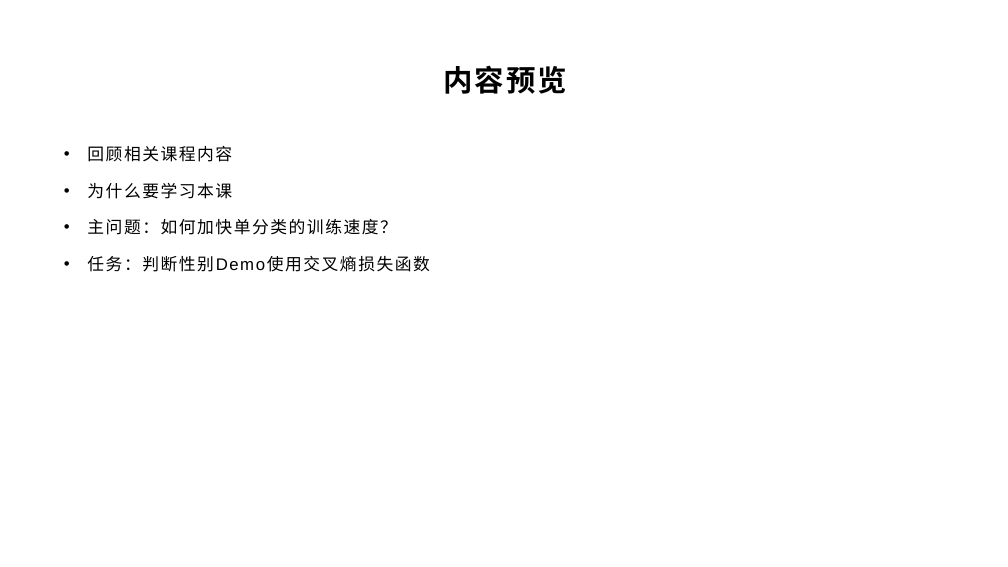
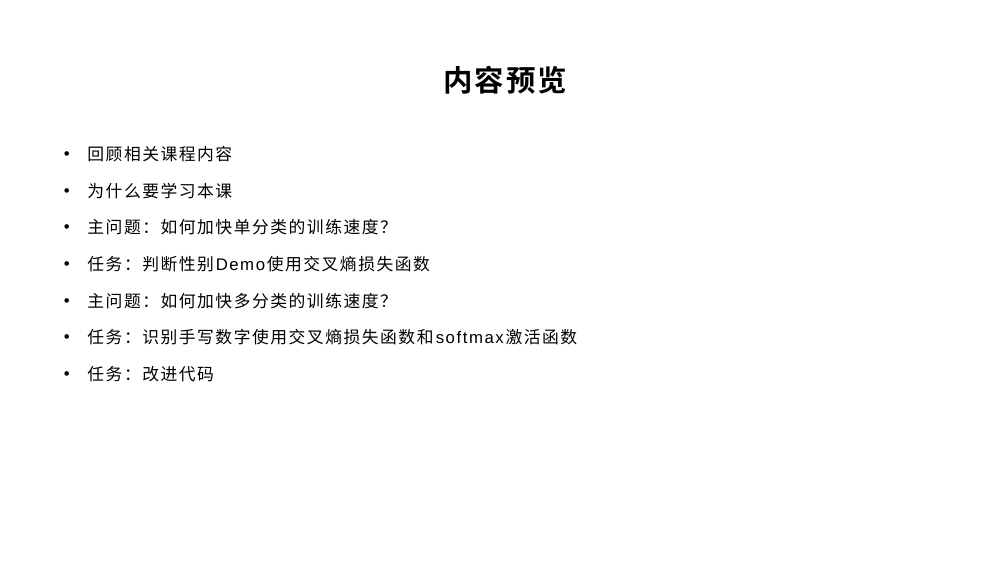
Before and after one commit to yyc-git/DeepLearningEdu, a slide deck: slide 3 of lessons/6_softmax/ppt/使用交叉熵损失函数和Softmax激活函数.pptx. Drawn at 1008x567 pixels with LibreOffice and Linux fonts; fonts in the diff are those of the drawing; background and template pictures are left out. Boxes give left, top, right and bottom in pixels: in the first picture for what was removed or moved away, otherwise in the second. Text is boxed around its words. In the diff, an @@ line names an element or a change of style, - is before the commit and + after.

```diff
--- a/lessons/6_softmax/ppt/使用交叉熵损失函数和Softmax激活函数.pptx
+++ b/lessons/6_softmax/ppt/使用交叉熵损失函数和Softmax激活函数.pptx
@@ text at (87, 293, 433, 382): paragraphs added @@
+• 主问题：如何加快多分类的训练速度？
+• 任务：识别手写数字使用交叉熵损失函数和softmax激活函数
+• 任务：改进代码
```
Also in this commit, not shown: 5 other slides changed.
